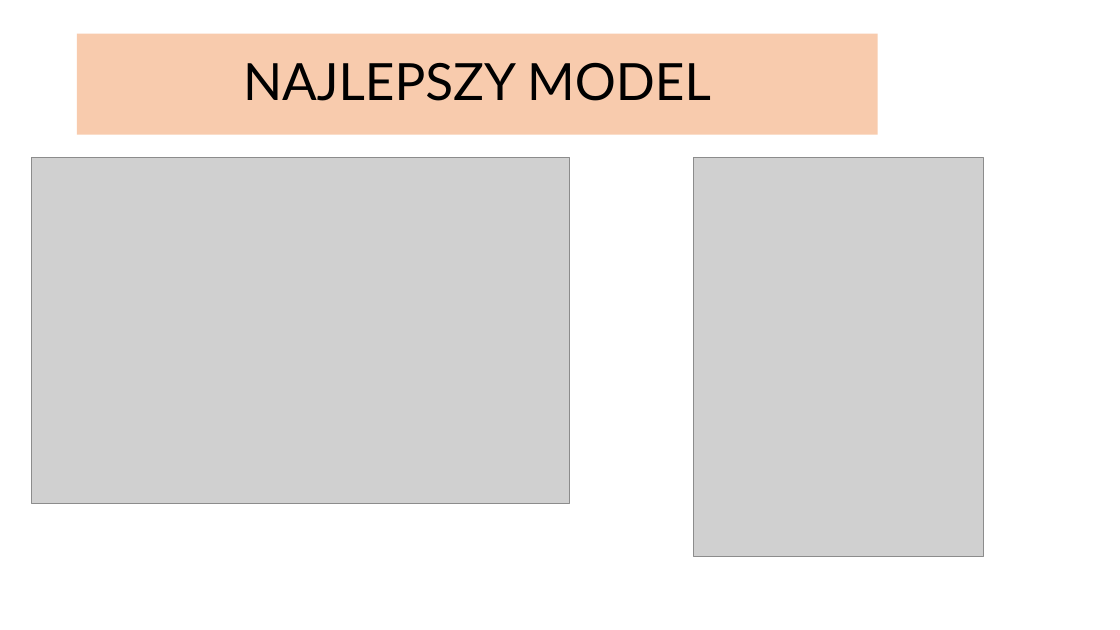
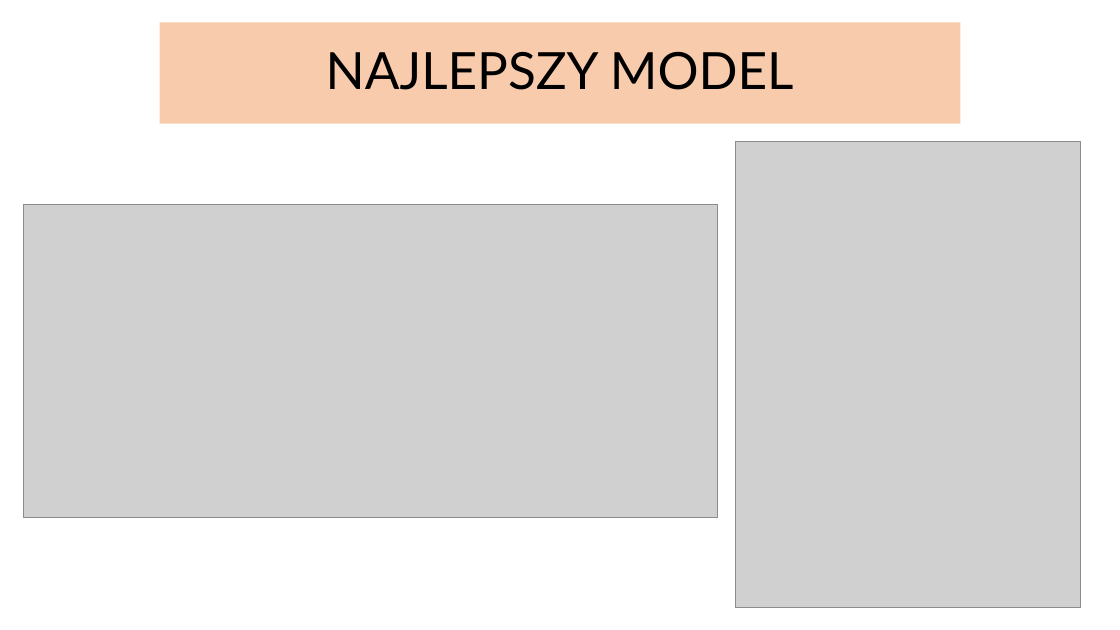
Before and after one commit to infoshareacademy/jdszr7-code-breakers, a slide deck: slide 10 of projekt_dl/SIGN LANGAUGE MNIST.pptx. Drawn at 1120x630 pixels with LibreOffice and Linux fonts; fonts in the diff are those of the drawing; grey boxes stand for pictures. Boxes give left, top, right and bottom in pixels: in the first picture for what was removed or moved away, otherwise in the second. Text is boxed around its words. In the diff, an @@ line names an element or a change of style, - is before the commit and + after.

```diff
--- a/projekt_dl/SIGN LANGAUGE MNIST.pptx
+++ b/projekt_dl/SIGN LANGAUGE MNIST.pptx
@@ title "NAJLEPSZY MODEL": place and size @@
-title "NAJLEPSZY MODEL" at [77, 34, 878, 134]
+title "NAJLEPSZY MODEL" at [160, 23, 960, 124]
@@ picture: place and size @@
-picture at [694, 157, 983, 557]
+picture at [736, 142, 1081, 607]
@@ picture: place and size @@
-picture at [32, 157, 570, 503]
+picture at [24, 204, 718, 518]
```
Also in this commit, not shown: 7 other slides changed, 1 slide added, 1 slide removed.
